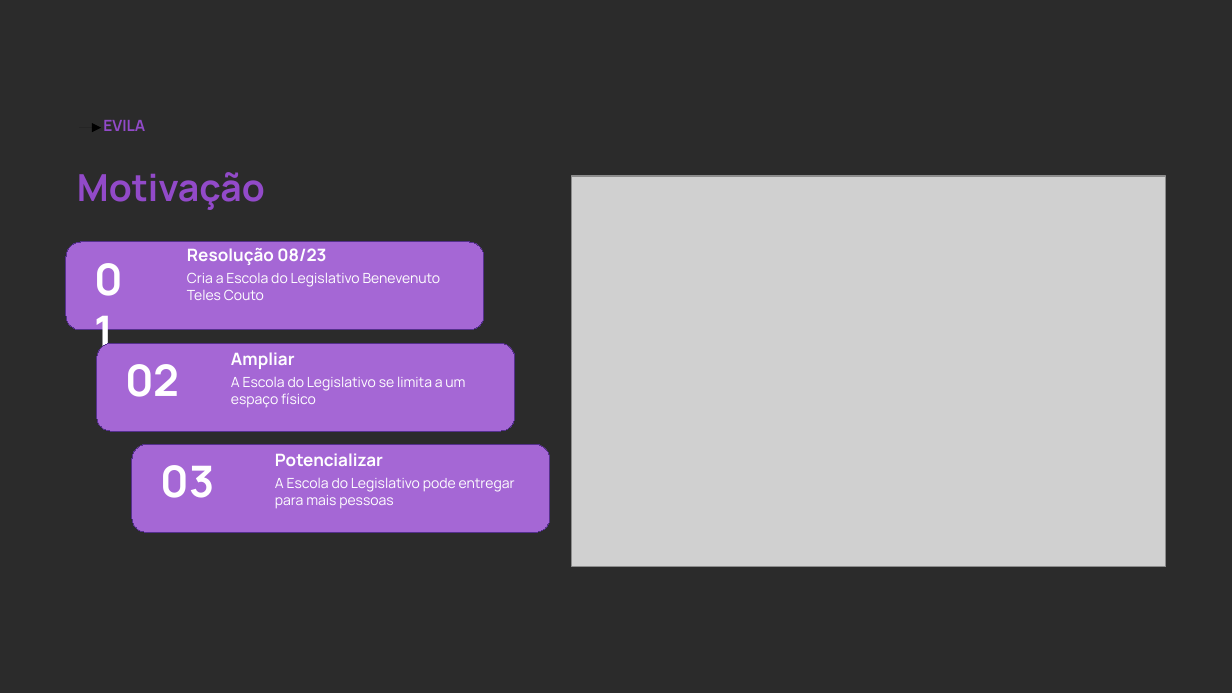
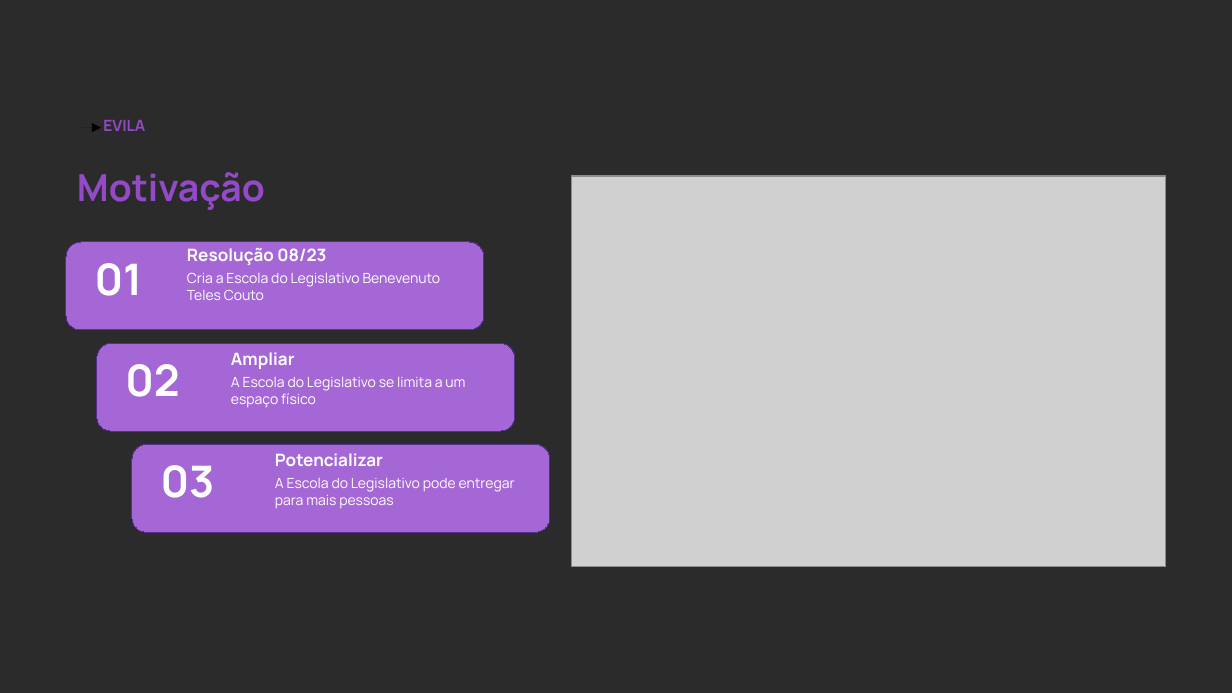
Before and after one commit to ProjetoEvila/EVLproduzido, a slide deck: slide 6 of projeto/documentos/apresentacao.odp. Drawn at 1232x693 pixels with LibreOffice and Linux fonts; fonts in the diff are those of the drawing; grey boxes stand for pictures; background and template pictures are left out; a plain dark background stands for a picture behind light text. Boxes give left, top, right and bottom in pixels: in the first picture for what was removed or moved away, otherwise in the second. Text is boxed around its words. In the diff, an @@ line names an element or a change of style, - is before the commit and + after.

```diff
--- a/projeto/documentos/apresentacao.odp
+++ b/projeto/documentos/apresentacao.odp
@@ text "01" rewrapped from (84, 246, 150, 376) to (95, 263, 143, 296) @@
```
Also in this commit, not shown: 1 other slide changed, 1 other file.
